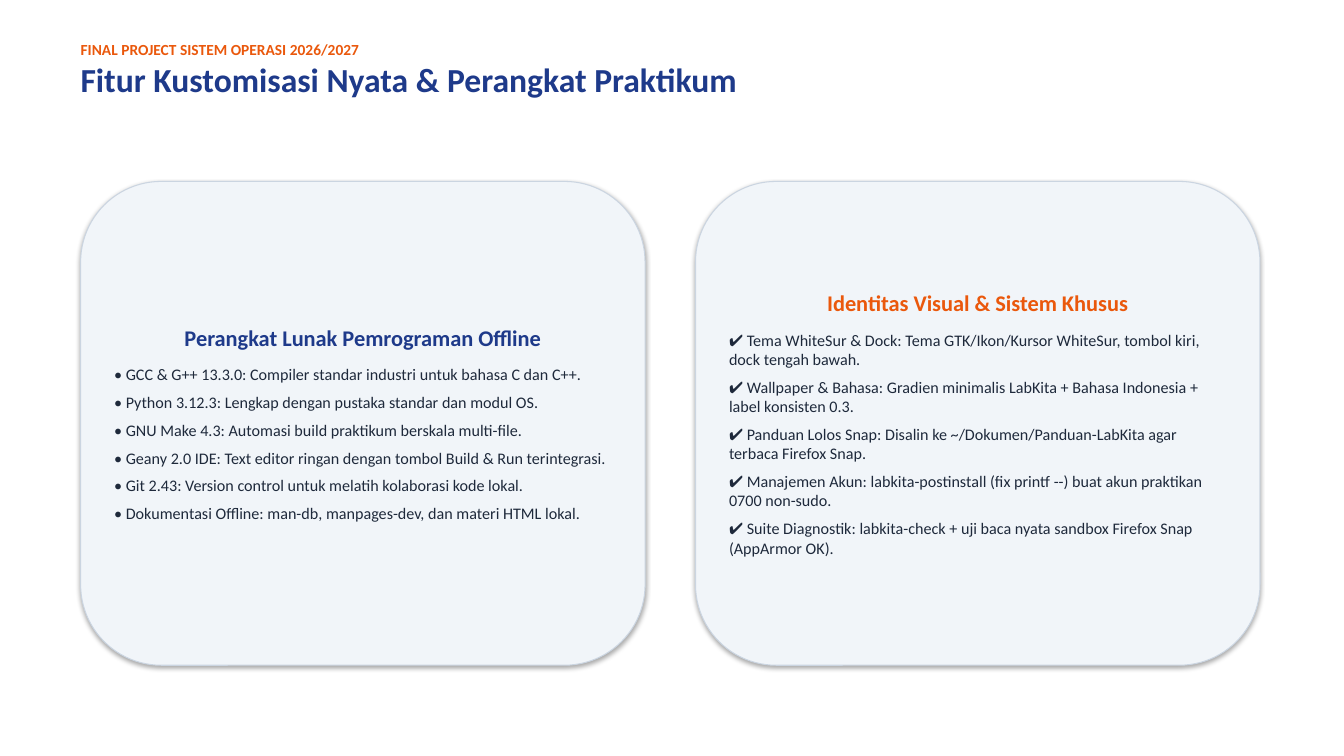
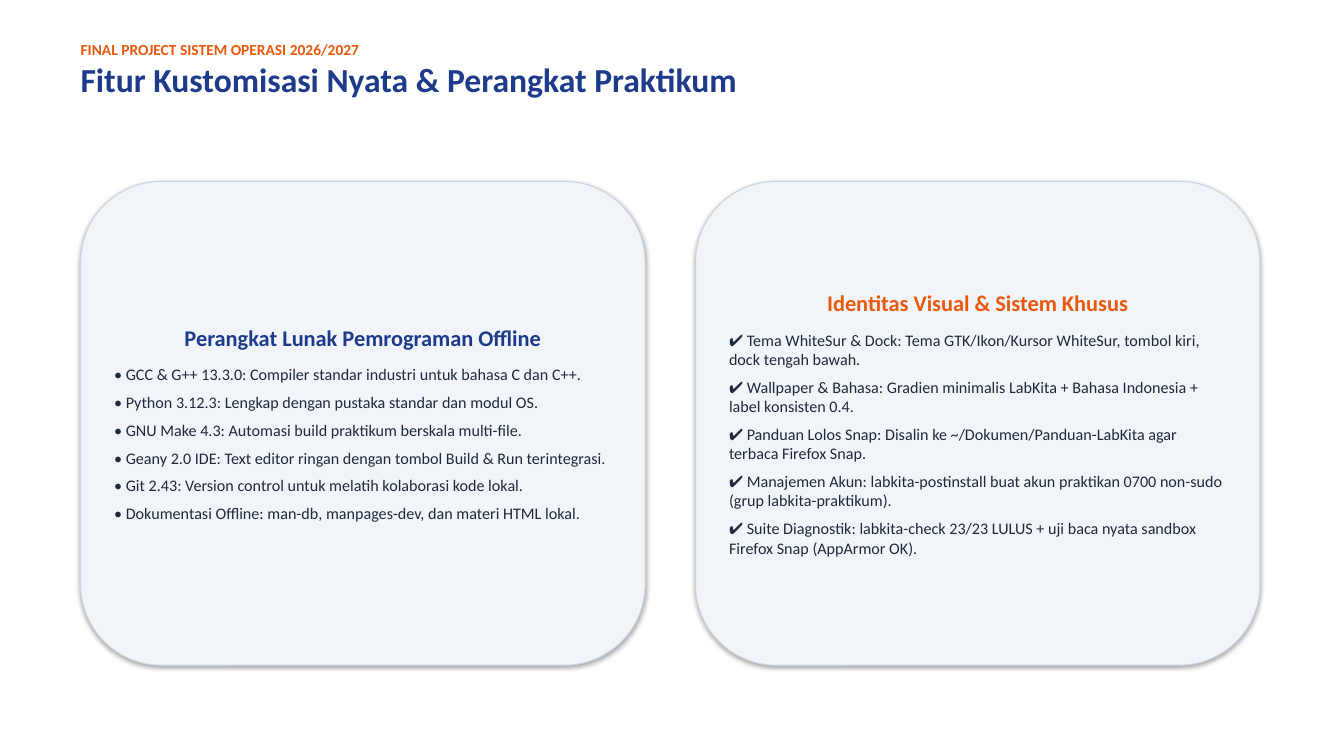
Before and after one commit to luvices/labkita, a slide deck: slide 5 of docs/presentation/labkita-presentation.pptx. Drawn at 1344x756 pixels with LibreOffice and Linux fonts; fonts in the diff are those of the drawing. Boxes give left, top, right and bottom in pixels: in the first picture for what was removed or moved away, otherwise in the second. Text is boxed around its words. In the diff, an @@ line names an element or a change of style, - is before the commit and + after.

```diff
--- a/docs/presentation/labkita-presentation.pptx
+++ b/docs/presentation/labkita-presentation.pptx
@@ text in rounded rectangle at box(729, 382, 1187, 412): text changed @@
-✔ Wallpaper & Bahasa: Gradien minimalis LabKita + Bahasa Indonesia + label konsisten 0.3.
+✔ Wallpaper & Bahasa: Gradien minimalis LabKita + Bahasa Indonesia + label konsisten 0.4.
@@ text in rounded rectangle at box(729, 476, 1222, 557): text changed @@
-✔ Manajemen Akun: labkita-postinstall (fix printf --) buat akun praktikan 0700 non-sudo.
-✔ Suite Diagnostik: labkita-check + uji baca nyata sandbox Firefox Snap (AppArmor OK).
+✔ Manajemen Akun: labkita-postinstall buat akun praktikan 0700 non-sudo (grup labkita-praktikum).
+✔ Suite Diagnostik: labkita-check 23/23 LULUS + uji baca nyata sandbox Firefox Snap (AppArmor OK).
```
Also in this commit, not shown: 10 other slides changed, 4 other files.
